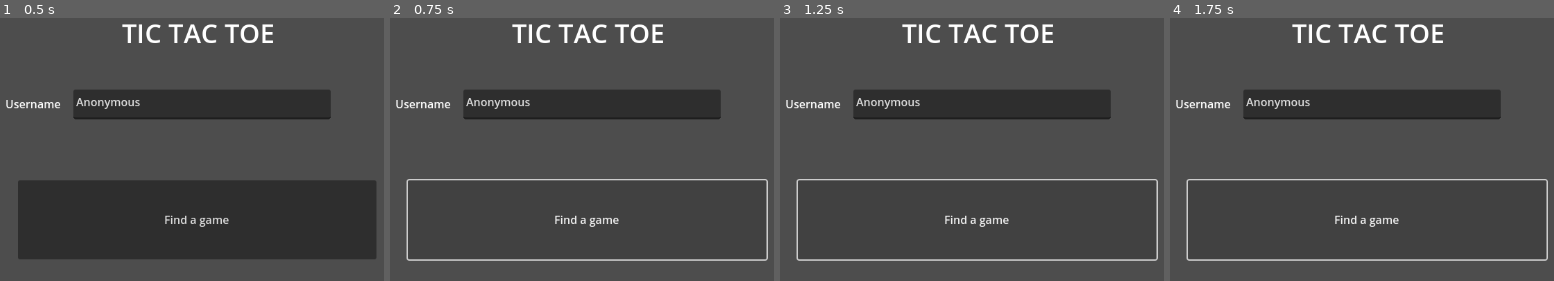
Above: before the commit, frames 1-4 (left to right).
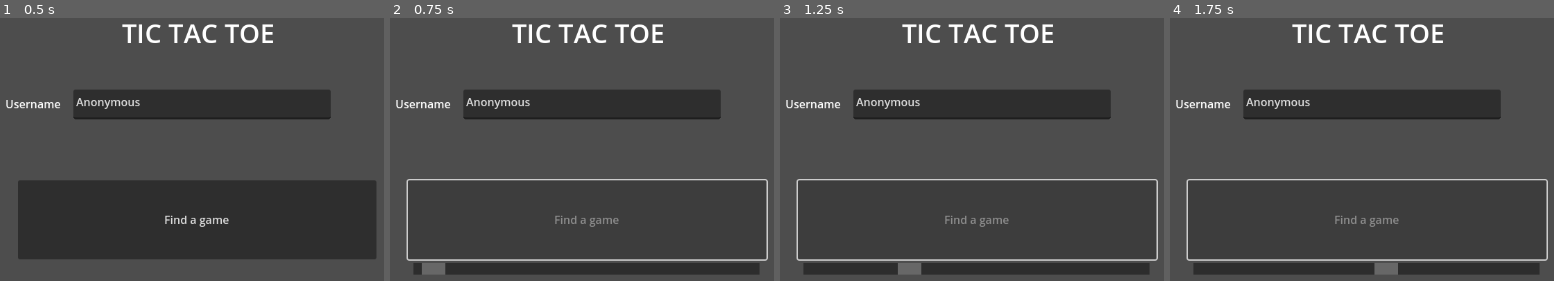
Above: after the commit, the same moments.

Repository: iisaacsr/tic_tac_toe
Game: Godot game, scene res://scenes/main.tscn
Same seed, same stepped clock (60 frames per second), same inputs: the game is played once before the commit and once after it.
Inputs (mouse positions are in pixels of both pictures, inside the frame that each line leads up to):
- Up to frame 1 (0.5 s): no input
- Up to frame 2 (0.75 s): click "Find a game" at 0.5 s
- Up to frame 3 (1.25 s): no input
- Up to frame 4 (1.75 s): click (1365, 220) at 1.25 s, where only the run before the commit has a clickable "Find a game"

Frame 1 is identical in both runs. In frame 2, 4.0% of the frame differs, in the area x 6-97%, y 74-98%; in frame 3, 4.0%; in frame 4, 4.0%.

Commit message:
client multiplayer connection fix
added a progress bar for clients while connecting to multiplayer (artificial delay of 1 second to ensure connection)

Diff:
--- a/client/scenes/main.tscn
+++ b/client/scenes/main.tscn
@@ -8,6 +8,12 @@
 [sub_resource type="LabelSettings" id="LabelSettings_0hx0g"]
 font_size = 11
 font_color = Color(0.991817, 0.0905841, 0.104254, 1)
+
+[sub_resource type="StyleBoxFlat" id="StyleBoxFlat_lcxef"]
+bg_color = Color(0.176471, 0.176471, 0.176471, 1)
+
+[sub_resource type="StyleBoxFlat" id="StyleBoxFlat_p6065"]
+bg_color = Color(0.404511, 0.404511, 0.404511, 1)
 
 [node name="Main" type="Node2D"]
 script = ExtResource("1_4ofit")
@@ -59,12 +65,25 @@
 grow_vertical = 2
 text = "Anonymous"
 
-[node name="Button" type="Button" parent="."]
+[node name="find_button" type="Button" parent="."]
 offset_left = 343.0
 offset_top = 344.0
 offset_right = 860.0
 offset_bottom = 458.0
 text = "Find a game"
 
+[node name="progress_bar" type="ProgressBar" parent="."]
+visible = false
+offset_left = 351.0
+offset_top = 463.0
+offset_right = 850.0
+offset_bottom = 480.0
+theme_override_styles/background = SubResource("StyleBoxFlat_lcxef")
+theme_override_styles/fill = SubResource("StyleBoxFlat_p6065")
+rounded = true
+show_percentage = false
+indeterminate = true
+editor_preview_indeterminate = false
+
 [connection signal="text_changed" from="Username" to="." method="_on_username_text_changed"]
-[connection signal="pressed" from="Button" to="." method="_on_button_pressed"]
+[connection signal="pressed" from="find_button" to="." method="_on_button_pressed"]
--- a/client/scripts/main.gd
+++ b/client/scripts/main.gd
@@ -1,21 +1,25 @@
 extends Node2D
-
-const DEV = true
 
 @onready var username_text_edit : TextEdit = get_node("Username")
 @onready var matchmaking_button : Button = get_node("Button")
 @onready var special_chars_label : Label = get_node("special_chars")
 @onready var special_chars_underline_rect : ColorRect = get_node("special_chars_underline")
+@onready var progress_bar : ProgressBar = get_node("progress_bar")
+@onready var find_button : Button = get_node("find_button")
 
 # Called when the node enters the scene tree for the first time.
 func _ready() -> void:
 	print("starting app...")
 
 func _connect_to_host() -> void:
+	#artificial wait to ensure connection
 	Connection.connect_to_host()
+	await get_tree().create_timer(1).timeout
+	Connection.stream.poll()
 
 func _disconnect_from_host() -> void:
 	Connection.disconnect_from_host();
+	Connection.stream.poll()
 
 func _start_matchmaking() -> void:
 	var username : String = username_text_edit.text
@@ -25,7 +29,7 @@
 	regex.compile("[^A-Za-z0-9]")
 	var result = regex.search(username)
 	if !result:
-		_connect_to_host()
+		await _connect_to_host()
 		print("starting matchmaking")
 		if !Connection.is_connected_to_server():
 			print("not connected")
@@ -35,6 +39,8 @@
 		print("no special characters allowed :3")
 
 func _on_button_pressed() -> void:
+	progress_bar.visible = true
+	find_button.disabled = true
 	_start_matchmaking()
 
 func _on_username_text_changed() -> void:
@@ -65,6 +71,8 @@
 					"player_id":
 						GameState.set_player_id(int(req.split("/")[1]))
 					"change_scene":
+						progress_bar.visible = false
+						find_button.disabled = false
 						get_tree().change_scene_to_file("res://scenes/tictactoe.tscn")
 
 func _notification(what) -> void:
--- a/client/scripts/singletons/connection.gd
+++ b/client/scripts/singletons/connection.gd
@@ -2,7 +2,7 @@
 
 const DEV = true
 
-var url : String = "server-address"
+var url : String = "ip_address"
 const PORT = 48646
 
 var stream : StreamPeerTCP = StreamPeerTCP.new()
@@ -15,11 +15,9 @@
 func connect_to_host() -> void:
 	print("connection to %s:%d" % [url, PORT])
 	stream.connect_to_host(url, PORT)
-	stream.poll()
 
 func disconnect_from_host() -> void:
 	stream.disconnect_from_host();
-	stream.poll()
 
 func is_connected_to_server() -> bool:
 	return stream.get_status() == stream.STATUS_CONNECTED
--- a/client/scripts/tictactoe.gd
+++ b/client/scripts/tictactoe.gd
@@ -76,6 +76,7 @@
 
 func _disconnect_from_host() -> void:
 	Connection.disconnect_from_host();
+	Connection.stream.poll()
 
 func _notification(what) -> void:
 	if what == NOTIFICATION_WM_CLOSE_REQUEST:
Not shown: 1 places in client/scenes/main.tscn that only renumber resources
Not shown, changed: server/main.py
